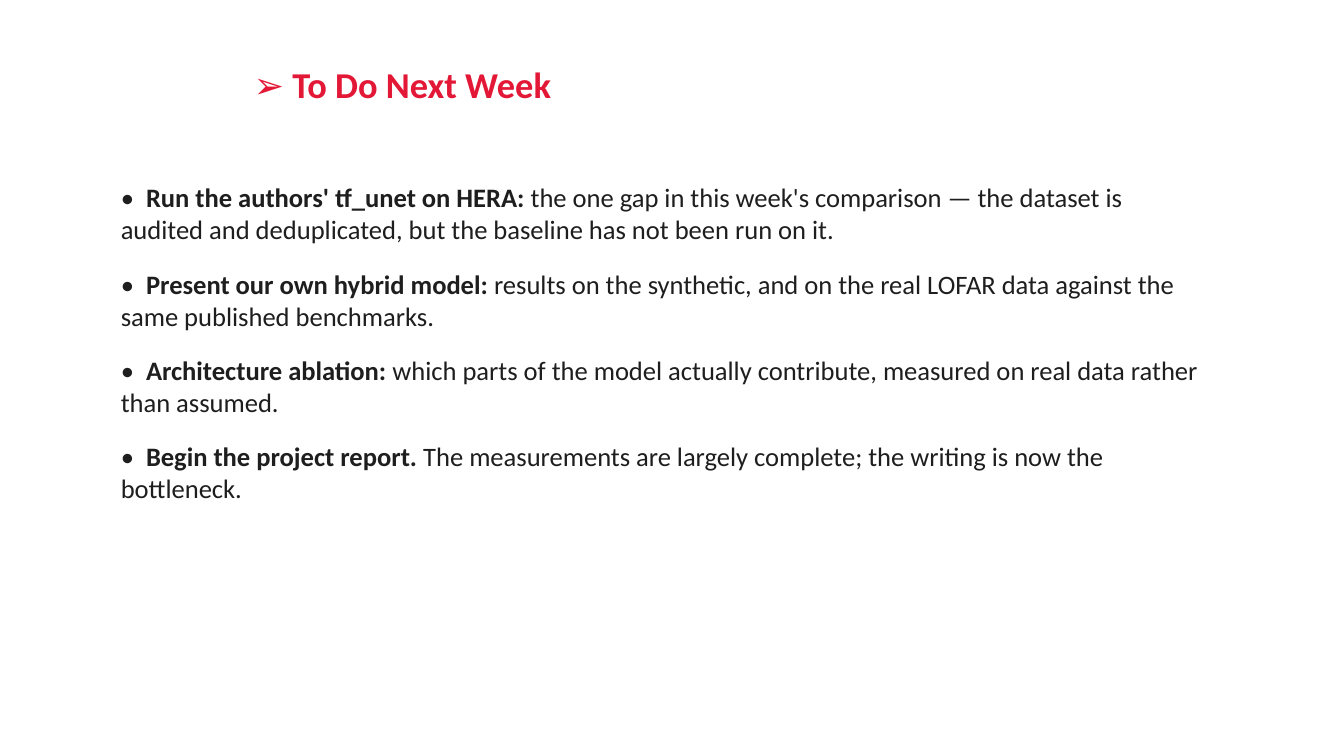
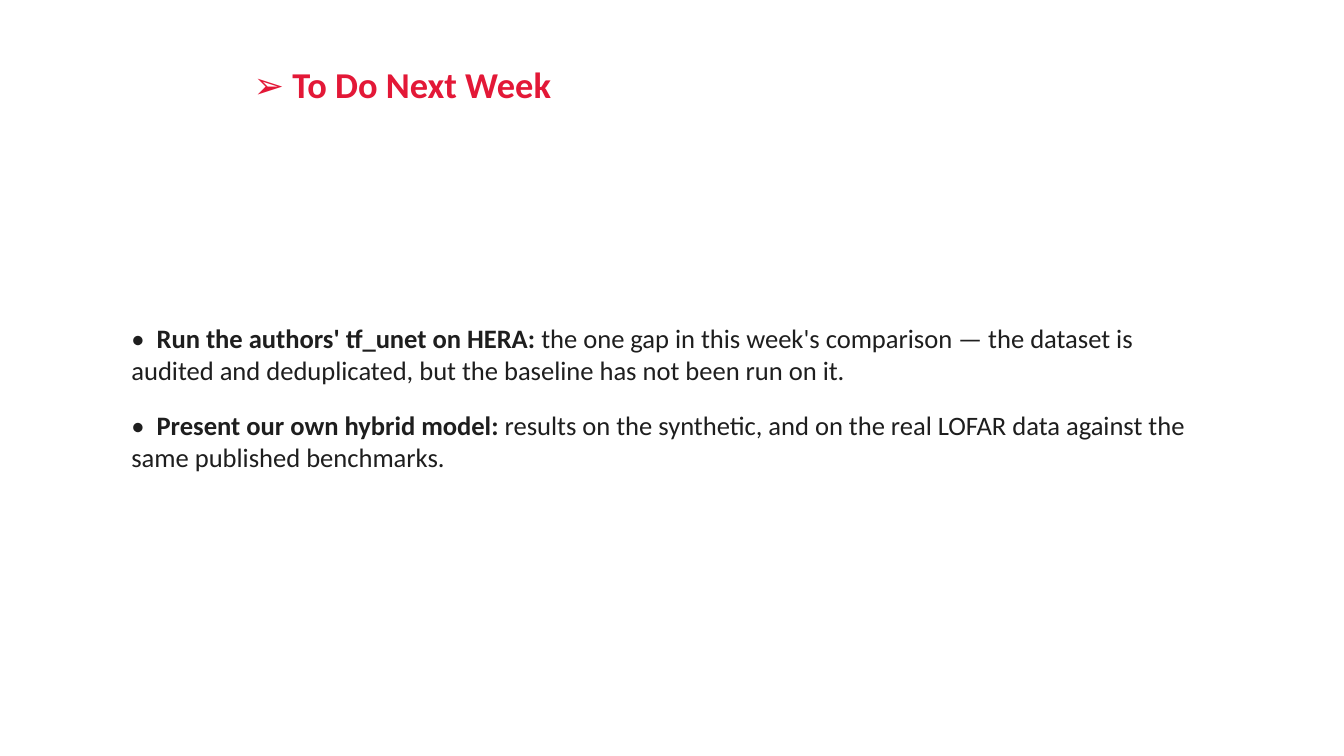
Before and after one commit to RonakSinghRaina/MP, a slide deck: slide 13 of Weekly_Report_Week5_DiL_Lab.pptx (slide 16 before the commit). Drawn at 1344x756 pixels with LibreOffice and Linux fonts; fonts in the diff are those of the drawing; background and template pictures are left out. Boxes give left, top, right and bottom in pixels: in the first picture for what was removed or moved away, otherwise in the second. Text is boxed around its words. In the diff, an @@ line names an element or a change of style, - is before the commit and + after.

```diff
--- a/Weekly_Report_Week5_DiL_Lab.pptx
+++ b/Weekly_Report_Week5_DiL_Lab.pptx
@@ text "• Run the authors' tf_unet ..." moved from (x1=121, y1=188, x2=1197, y2=498) to (x1=131, y1=329, x2=1184, y2=472) @@
@@ text at (x1=121, y1=361, x2=1197, y2=498): paragraphs removed @@
-• Architecture ablation: which parts of the model actually contribute, measured on real data rather than assumed.
-• Begin the project report. The measurements are largely complete; the writing is now the bottleneck.
```
Also in this commit, not shown: 10 other slides changed, 1 slide added, 4 slides removed, 2 other files.
